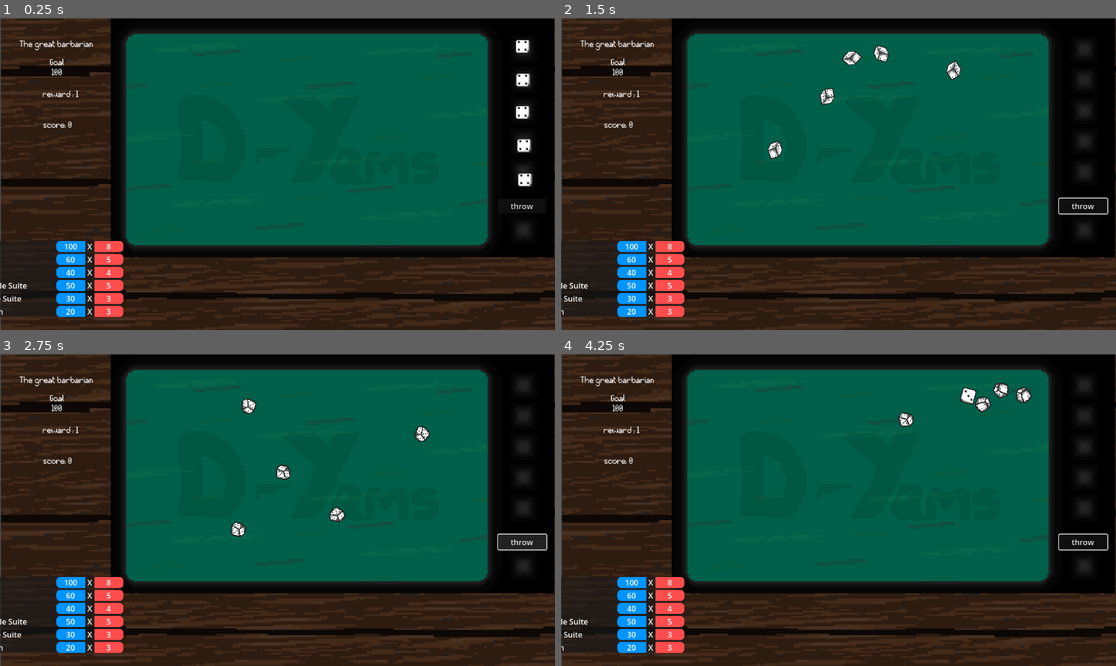
Above: before the commit, frames 1-4 (two rows, left to right).
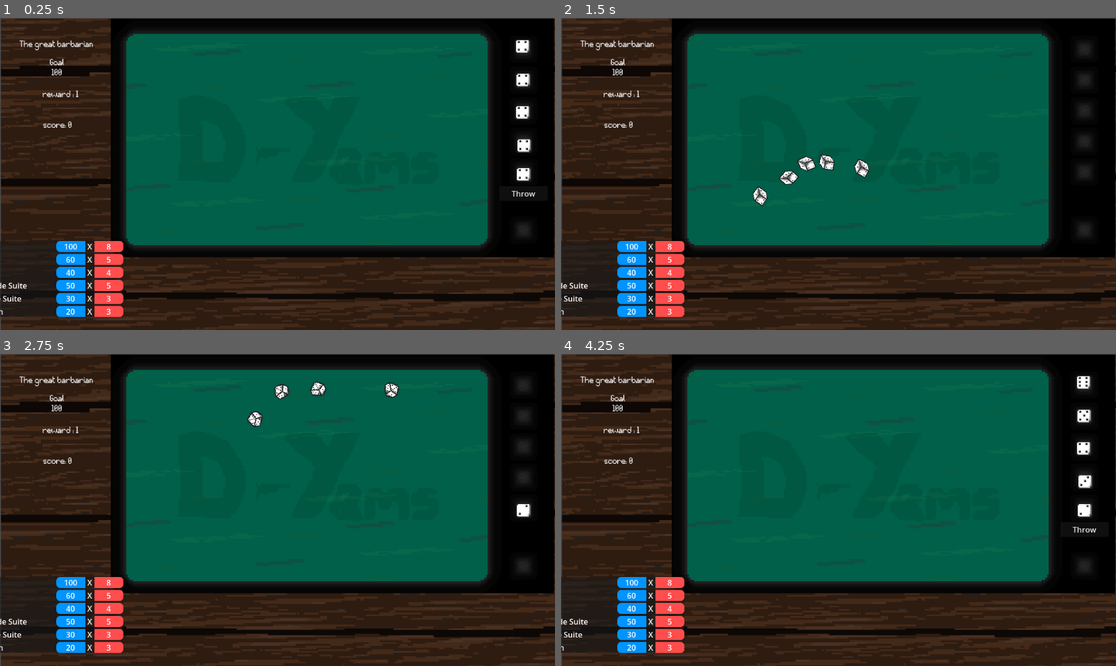
Above: after the commit, the same moments.

Repository: geoffrey66280/D-yams
Game: Godot game, scene res://scenes/game.tscn
The game is run twice, just before and just after one commit, with the same random seed, the same clock (stepped at 60 frames per second) and the same inputs. This scene is started directly instead of the project's main scene.
Inputs (mouse positions are in pixels of both pictures, inside the frame that each line leads up to):
- Up to frame 1 (0.25 s): no input
- Up to frame 2 (1.5 s): click (1082, 205) at 0.5 s, where only the run before the commit has a clickable "throw"; click (1082, 192) at 1.25 s, where only the run after the commit has a clickable "Throw"
- Up to frame 3 (2.75 s): click (521, 541) at 2 s, where only the run before the commit has a clickable "throw"
- Up to frame 4 (4.25 s): click (1082, 541) at 2.75 s, where only the run before the commit has a clickable "throw"; click (1082, 528) at 3.5 s, where only the run after the commit has a clickable "Keep"

The runs differ from the first frame. In frame 1, 0.2% of the frame differs, in the area x 91-97%, y 48-62%; in frame 2, 1.3%; in frame 3, 1.6%, in the area x 41-99%, y 8-64%; in frame 4, 1.3%.

Commit message:
feat: Game functionnality

Diff:
--- a/scenes/dice.tscn
+++ b/scenes/dice.tscn
@@ -61,6 +61,7 @@
 size = Vector2(32, 32)
 
 [node name="Dice" type="RigidBody2D"]
+input_pickable = true
 physics_material_override = SubResource("PhysicsMaterial_mg5ex")
 gravity_scale = 0.0
 script = ExtResource("1_0e48y")
@@ -81,4 +82,5 @@
 scale = Vector2(2, 2)
 texture = ExtResource("3_oi81l")
 
+[connection signal="input_event" from="." to="." method="_on_input_event"]
 [connection signal="animation_finished" from="RollingDice" to="." method="_on_animated_sprite_2d_animation_finished"]
--- a/scenes/throwing_dices.tscn
+++ b/scenes/throwing_dices.tscn
@@ -7,7 +7,7 @@
 script = ExtResource("1_r4itb")
 
 [node name="Dice" parent="." instance=ExtResource("1_keuvm")]
-position = Vector2(836, 374)
+position = Vector2(833, 363)
 
 [node name="Dice2" parent="." instance=ExtResource("1_keuvm")]
 position = Vector2(834, 303)
@@ -21,11 +21,35 @@
 [node name="Dice5" parent="." instance=ExtResource("1_keuvm")]
 position = Vector2(831, 97)
 
-[node name="Button" type="Button" parent="."]
-offset_left = 796.0
-offset_top = 428.0
-offset_right = 896.0
-offset_bottom = 459.0
-text = "throw"
+[node name="ThrowButton" type="Button" parent="."]
+offset_left = 799.0
+offset_top = 402.0
+offset_right = 899.0
+offset_bottom = 433.0
+text = "Throw"
 
-[connection signal="button_up" from="Button" to="." method="_on_button_button_up"]
+[node name="KeepButton" type="Button" parent="."]
+offset_left = 799.0
+offset_top = 401.0
+offset_right = 899.0
+offset_bottom = 433.0
+text = "Keep"
+
+[node name="ScoreButton" type="Button" parent="."]
+offset_left = 799.0
+offset_top = 437.0
+offset_right = 899.0
+offset_bottom = 471.0
+text = "Score"
+
+[node name="KeepDicesLabel" type="Label" parent="."]
+offset_left = 802.0
+offset_top = 33.0
+offset_right = 892.0
+offset_bottom = 82.0
+text = "Select dices
+to keep"
+
+[connection signal="button_up" from="ThrowButton" to="." method="_on_throw_button_button_up"]
+[connection signal="button_up" from="ThrowButton" to="." method="_on_button_button_up"]
+[connection signal="button_up" from="KeepButton" to="." method="_on_keep_button_button_up"]
--- a/scripts/dice.gd
+++ b/scripts/dice.gd
@@ -1,39 +1,68 @@
 extends RigidBody2D
 
+# La variable rollingDice correspond à l'animation du dè qui est lancé
+# la variable FinalDiceResult représente l'état d'un dè immobile
+var base_position = 0
 var allowed_values = []
 signal dice_value(result)
+signal kept(result, index)
+var final_random_value = 0
+var throwable = true
 
-func set_level_information(dice_values, dice_index):
+# récupère toutes les faces du dès actuel et son index
+func set_level_information(dice_values, dice_index, is_throwable):
 	allowed_values = dice_values
-
-
+	throwable = is_throwable
 
 func _ready():
+	base_position = global_transform.origin
 	$RollingDice.hide()
 	linear_damp = 2
 	angular_damp = 3
 
-
 func _process(delta: float) -> void:
+	# si le dès n'est plus en mouvement
 	if not sleeping and is_stopped():
+		# si le dès n'a aucune face ne rien faire
 		if !(allowed_values.size() == 0):
 			sleeping = true
+			# change la seed aléatoire pour la génération de chiffres
 			randomize()
+			# arréter le process car sinon se relance très vite et duplique les résultats
 			set_process(false)
-			var final_random_value = allowed_values[randi() % allowed_values.size()]
+			# Résultat du dé aléatoire selon la liste des faces du dè actuel
+			final_random_value = allowed_values[randi() % allowed_values.size()]
 			$RollingDice.stop()
+			# affichage de la texture du dé immobile
 			var tex = load("res://assets/sprites/de_" + str(final_random_value) + ".png")
 			$FinalDiceResult.texture = tex
 			$RollingDice.hide()
 			$FinalDiceResult.show()
+			# Envoi de la valeur du dé au parent (throwing dice)
 			emit_signal('dice_value', final_random_value)
+			reset_dice_position()
 
+# Lance le dé avec une force aléatoire
 func launch():
-	$FinalDiceResult.hide()
-	$RollingDice.show()
-	var force = Vector2(randf_range(0, 800), randf_range(0, -1200))
-	apply_impulse(force)
-	angular_velocity = randf_range(-1, 10)
+	if(throwable):
+		set_process(true)
+		$FinalDiceResult.hide()
+		$RollingDice.play()
+		$RollingDice.show()
+		var force = Vector2(randf_range(0, 800), randf_range(0, -1200))
+		apply_impulse(force)
+		angular_velocity = randf_range(-1, 10)
 
+# Renvoie si le dès est proche de s'arréter
 func is_stopped() -> bool:
 	return linear_velocity.length() < 20 and abs(angular_velocity) < 1
+
+func reset_dice_position():
+	global_transform.origin = base_position
+	rotation = 0
+
+
+func _on_input_event(viewport: Node, event: InputEvent, shape_idx: int) -> void:
+	if(throwable):
+		if event is InputEventMouseButton and event.pressed and event.button_index == MOUSE_BUTTON_LEFT:
+			emit_signal("kept", final_random_value, get_index())
--- a/scripts/level_information.gd
+++ b/scripts/level_information.gd
@@ -1,6 +1,7 @@
 extends Control
 
 var level_information = {
+	"kept_dices": [0,0,0,0,0],
 	"actual_lvl": 1,
 	"bosses": {
 		1: "The great barbarian",
--- a/scripts/throwing_dices.gd
+++ b/scripts/throwing_dices.gd
@@ -1,42 +1,97 @@
 extends Node2D
 
 var dice_results: Array = []
+var dices_kept = [0,0,0,0,0]
+var throwing_count = 3
+
+func _ready() -> void:
+	for dice in get_children():
+		if dice is RigidBody2D:
+			if dice.has_signal("dice_value"):
+				dice.connect("dice_value", Callable(self, "_on_dice_rolled"))
+			dice.connect("kept", Callable(self, "_on_dice_kept"))
+	$KeepDicesLabel.hide()
+	$ScoreButton.hide()
+	$KeepButton.hide()
+
+func _on_dice_kept(result, index):
+	if(dices_kept[index] == 0):
+		dices_kept[index] = int(result)
+	else:
+		dices_kept[index] = 0
 
 func send_dices_values():
+	# Récupération des informations du level actuel
 	var level_info_node = get_node("../../LevelInformation")
 	var level_info = level_info_node.level_information
-	var index := 1
+	var index := 0
+
+	# Récupération des enfants (tous les dès)
 	for dice in get_children():
+
+		# Prendre en compte que les dès enfants et non les autres (les dès sont de type RigidBody2D)
 		if dice is RigidBody2D:
-			dice.set_level_information(level_info["user_dices"][index], index)
+			# Si la valeur contenu dans la liste kept dices est 0 alors le dès n'est pas gardé (la valeur contenu dans kept dices représente la valeur du dès obtenu)
+			var is_dice_kept = level_info["kept_dices"][index]
 			index += 1
+
+			# si l'index = 0 le dès n'est pas gardé donc on le relance en activant la fonction set_level_information
+			if is_dice_kept == 0:
+				dice.set_level_information(level_info["user_dices"][index], index, true)
+			else:
+				dice.set_level_information(level_info["user_dices"][index], index, false)
+
 
 func _init_dices():
 	send_dices_values()
-	for dice in get_children():
-		if dice.has_signal("dice_value") and dice is RigidBody2D:
-			dice.connect("dice_value", Callable(self, "_on_dice_rolled"))
-
 
 func _on_dice_rolled(result):
 	dice_results.append(result)
-	if dice_results.size() == numberOfDices():
-		print("Tous les dés ont roulé :", dice_results)
+	if dice_results.size() == number_of_dices():
+		change_keep_score_button_visibility()
+		dice_results = []
+
+func number_of_dices():
+	var dice_count = 0
+	for element in dices_kept:
+		if element == 0:
+			dice_count += 1
+	return dice_count
+
+func change_keep_score_button_visibility():
+	if($KeepButton.visible == false):
+		$ThrowButton.hide()
+		if(throwing_count > 0):
+			$KeepButton.show()
+		$ScoreButton.show()
+	else:
+		$KeepButton.hide()
+		$ScoreButton.hide()
+		$ThrowButton.show()
 
 
-func _on_button_button_up() -> void:
-	call_deferred("_init_dices")
-	var index := 1
-	for dice in get_children():
-		if dice is RigidBody2D:
-			dice.sleeping = true
-			dice.global_transform.origin = Vector2(400 + index * 30,400)
-			dice.launch()
+
+func _on_throw_button_button_up() -> void:
+	if(throwing_count > 0):
+		$ThrowButton.hide()
+		call_deferred("_init_dices")
+		var index := 0
+		for kept in dices_kept:
+			if kept == 0:
+				var dice = get_child(index)
+				dice.sleeping = true
+				dice.global_transform.origin = Vector2(400 + index * 30,400)
+				dice.launch()
 			index += 1
+		throwing_count -= 1
+	else:
+		finish_level()
 
-func numberOfDices():
-	var dice_count = 0
-	for dice in get_children():
-		if dice is RigidBody2D:
-			dice_count += 1
-	return dice_count
+func finish_level():
+	pass
+
+func _on_keep_button_button_up() -> void:
+	var level_info_node = get_node("../../LevelInformation")
+	var level_info = level_info_node.level_information
+	level_info['kept_dices'] = dices_kept
+	change_keep_score_button_visibility()
Not shown, added: assets/sprites/button_options.png.import
Not shown, added: assets/sprites/button_throw.png.import
